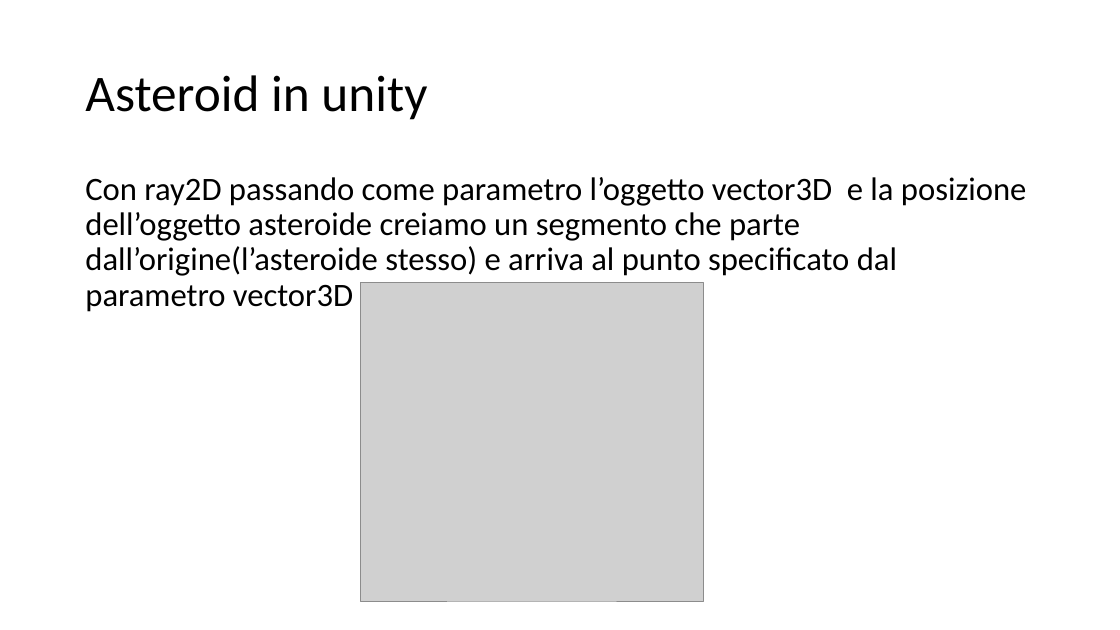
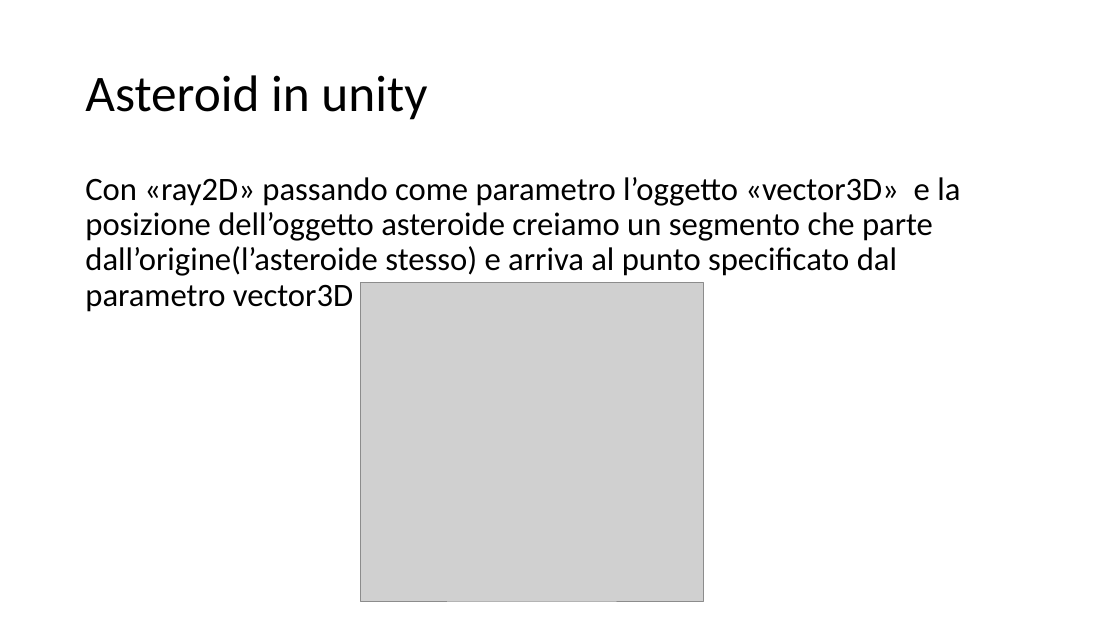
Before and after one commit to Lucio8493/Don-tDie, a slide deck: slide 18 of Progetto sistemi.pptx. Drawn at 1120x630 pixels with LibreOffice and Linux fonts; fonts in the diff are those of the drawing; grey boxes stand for pictures. Boxes give left, top, right and bottom in pixels: in the first picture for what was removed or moved away, otherwise in the second. Text is boxed around its words. In the diff, an @@ line names an element or a change of style, - is before the commit and + after.

```diff
--- a/Progetto sistemi.pptx
+++ b/Progetto sistemi.pptx
@@ text at (x1=85, y1=177, x2=960, y2=312): text changed @@
-Con ray2D passando come parametro l’oggetto vector3D e la posizione dell’oggetto asteroide creiamo un segmento che parte dall’origine(l’asteroide stesso) e arriva al punto specificato dal parametro vector3D
+Con «ray2D» passando come parametro l’oggetto «vector3D» e la posizione dell’oggetto asteroide creiamo un segmento che parte dall’origine(l’asteroide stesso) e arriva al punto specificato dal parametro vector3D
```
Also in this commit, not shown: 4 other slides changed, 1 slide removed, 7 other files.
